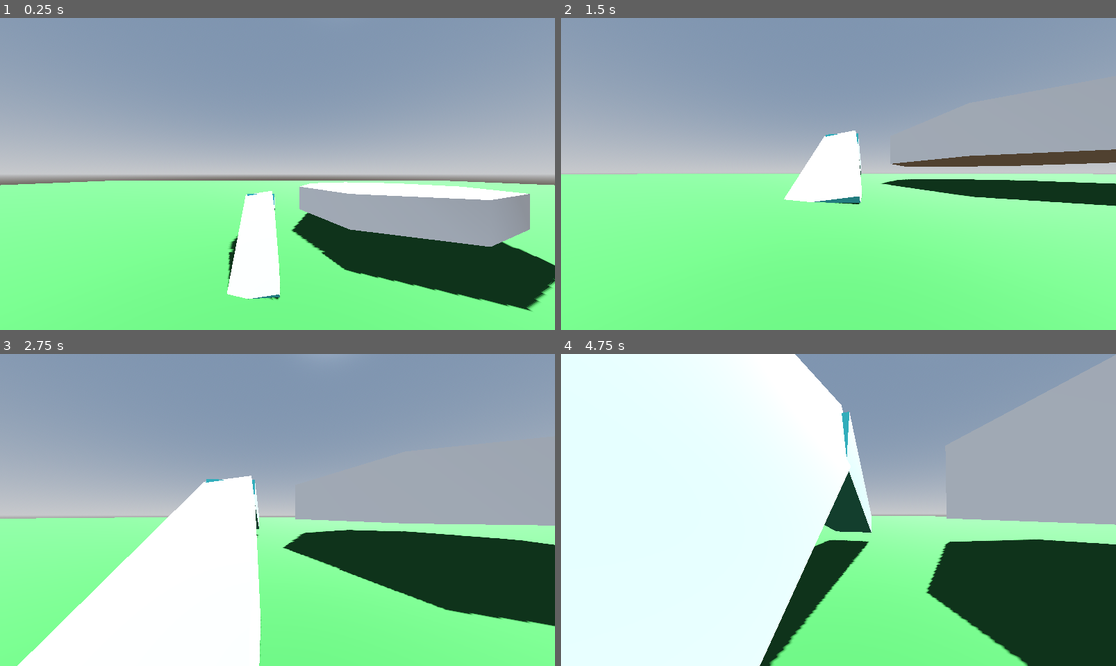
Above: before the commit, frames 1-4 (two rows, left to right).
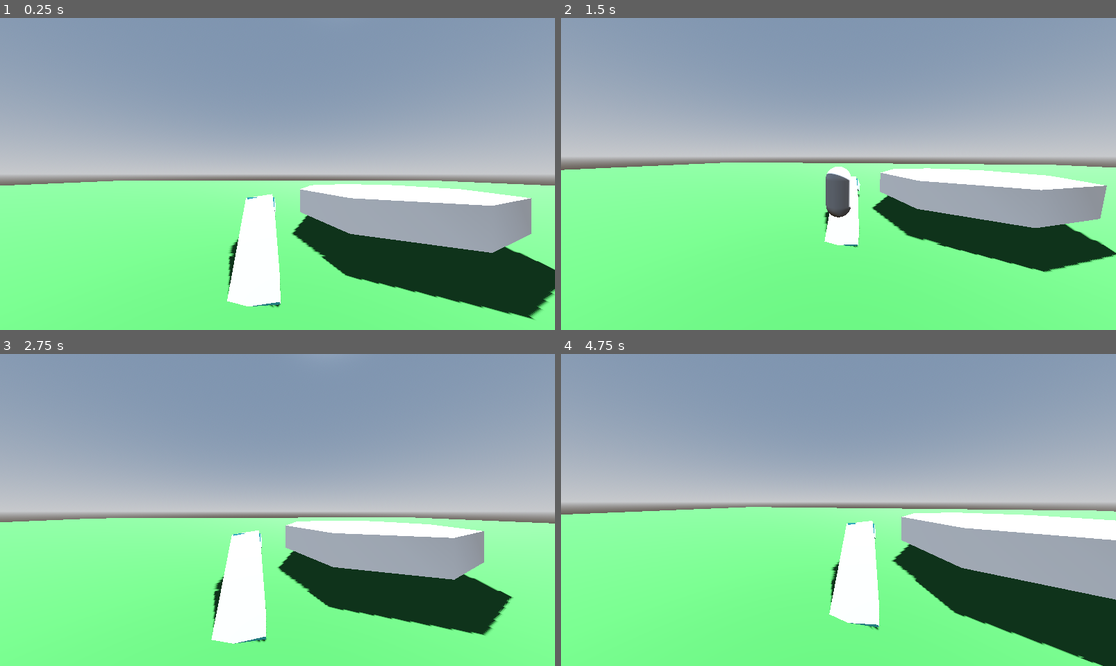
Above: after the commit, the same moments.

Repository: janssen-r/Game-Design-II
Game: Godot game, scene res://scene_3d.tscn
Same seed, same stepped clock (60 frames per second), same inputs: the game is played once before the commit and once after it. The project has no main scene, so this scene is started directly.
Inputs (mouse positions are in pixels of both pictures, inside the frame that each line leads up to):
- Up to frame 1 (0.25 s): no input
- Up to frame 2 (1.5 s): tap Enter (ui_accept) at 0.5, 0.77, 1.07 s; move the mouse to (866, 174) at 0.52 s; hold Up (ui_up) from 0.53 s (still down); tap V (change_camera) at 0.6 s; tap Shift (sprint) at 0.8, 1.35 s; move the mouse to (810, 174) at 1.27 s
- Up to frame 3 (2.75 s): keep holding Up (ui_up); tap Enter (ui_accept) at 1.52, 1.55, 1.82, 2.1 s; move the mouse to (288, 503) at 2.02 s; tap V (change_camera) at 2.3 s
- Up to frame 4 (4.75 s): keep holding Up (ui_up); move the mouse to (832, 516) at 2.77 s; tap V (change_camera) at 2.85, 4.35 s; tap Enter (ui_accept) at 3.02, 3.32, 3.77, 3.8, 4.07, 4.52 s; tap Shift (sprint) at 3.05, 3.6 s; move the mouse to (877, 513) at 3.52 s; move the mouse to (794, 506) at 4.27 s

The runs differ from the first frame. In frame 1, 3.5% of the frame differs, in the area x 0-100%, y 52-97%; in frame 2, 20%; in frame 3, 30%; in frame 4, 64%, in the area x 0-100%, y 0-100%.

Commit message:
Update 1/29

Diff:
--- a/player_3d.gd
+++ b/player_3d.gd
@@ -1,10 +1,17 @@
 extends CharacterBody3D
 
+const WALK_SPEED = 5.0
+const SPRINT_SPEED = 8.5
 const CAM_SENSITIVITY = 0.03
-const SPEED = 5.0
+var SPEED = WALK_SPEED
 
 const JUMP_VELOCITY = 7.5
 @onready var camera = $Head/Camera3D
+@onready var camera_arm = $SpringArm3D
+@onready var camera_pos = camera.position
+
+@onready var BASE_FOV = camera.fov
+var FOV_CHANGE = 1.0
 
 var first_person = true
 
@@ -22,7 +29,10 @@
 			self.rotate_y(-event.relative.x * ( CAM_SENSITIVITY / 10.0))
 			camera.rotate_x(-event.relative.y * (CAM_SENSITIVITY / 10.0))
 			camera.rotation.x = clamp(camera.rotation.x, deg_to_rad(-40), deg_to_rad(60))
-
+		else:
+			self.rotate_y(-event.relative.x * ( CAM_SENSITIVITY / 10.0))
+			camera_arm.rotate_x(-event.relative.y * (CAM_SENSITIVITY / 10.0))
+			camera_arm.rotation.x = clamp(camera_arm.rotation.x, deg_to_rad(-75), deg_to_rad(75))
 pass
 
 func _physics_process(delta: float) -> void:
@@ -31,29 +41,57 @@
 			Input.set_mouse_mode(Input.MOUSE_MODE_VISIBLE)
 		else:
 			Input.set_mouse_mode(Input.MOUSE_MODE_CAPTURED)
+
+	if Input.is_action_just_pressed("change_camera"): # V
+		toggle_camera_parent()
+
+		if Input.is_action_just_pressed("sprint"):
+			SPEED = SPRINT_SPEED
+			FOV_CHANGE = 2.0
+		else:
+			SPEED = WALK_SPEED
+			FOV_CHANGE = 1.0
+
 	# Add the gravity.
-	if not is_on_floor():
-		velocity += get_gravity() * delta
-
+		if not is_on_floor():
+			velocity += get_gravity() * delta
 	# Handle jump.
-	if Input.is_action_just_pressed("ui_accept") and is_on_floor():
-		velocity.y = JUMP_VELOCITY
+		if Input.is_action_just_pressed("ui_accept") and is_on_floor():
+			velocity.y = JUMP_VELOCITY
 
 	# Get the input direction and handle the movement/deceleration.
 	# As good practice, you should replace UI actions with custom gameplay actions.
-	var input_dir := Input.get_vector("ui_left", "ui_right", "ui_up", "ui_down")
-	var direction := (transform.basis * Vector3(input_dir.x, 0, input_dir.y)).normalized()
-	if direction:
-		velocity.x = direction.x * SPEED
-		velocity.z = direction.z * SPEED
-	else:
-		velocity.x = move_toward(velocity.x, 0, SPEED)
-		velocity.z = move_toward(velocity.z, 0, SPEED)
+		var input_dir := Input.get_vector("ui_left", "ui_right", "ui_up", "ui_down")
+		var direction := (transform.basis * Vector3(input_dir.x, 0, input_dir.y)).normalized()
+		if direction:
+			velocity.x = direction.x * SPEED
+			velocity.z = direction.z * SPEED
+		else:
+			velocity.x = move_toward(velocity.x, 0, SPEED)
+			velocity.z = move_toward(velocity.z, 0, SPEED)
 
-	t_bob += delta * velocity.length() * float(is_on_floor())
-	camera.transform.origin = headbob(t_bob)
+		var velocity_clamped = clamp(velocity.length(), 0.5, SPEED * 2)
+		var target_fov = BASE_FOV + FOV_CHANGE * velocity_clamped
+		camera.fov = lerp(camera.fov, target_fov, delta * 8.0)
 
-	move_and_slide()
+		t_bob += delta * velocity.length() * float(is_on_floor())
+		camera.transform.origin = headbob(t_bob)
+
+		move_and_slide()
+
+func toggle_camera_parent():
+	var parent = "Head"
+	if first_person:
+		parent = "SpringArm3D"
+		# TODO: model visible
+	var child = camera
+	child.get_parent().remove_child(child)
+	get_node(parent).add_child(child)
+	camera = child
+	if not first_person:
+		camera.position = camera_pos
+		# TODO: model invisible
+	first_person = not first_person # false -> true or true -> false
 
 func headbob(time):
 	var pos = Vector3.ZERO
--- /dev/null
+++ b/player_3d.tscn
@@ -0,0 +1,29 @@
+[gd_scene load_steps=4 format=3 uid="uid://1643kmvtvyxa"]
+
+[ext_resource type="Script" path="res://player_3d.gd" id="1_lkljd"]
+
+[sub_resource type="CapsuleMesh" id="CapsuleMesh_g8vrx"]
+
+[sub_resource type="CapsuleShape3D" id="CapsuleShape3D_1qi38"]
+
+[node name="player3d" type="CharacterBody3D"]
+script = ExtResource("1_lkljd")
+
+[node name="MeshInstance3D" type="MeshInstance3D" parent="."]
+transform = Transform3D(1, 0, 0, 0, 1, 0, 0, 0, 1, 0, -0.0536222, 0)
+mesh = SubResource("CapsuleMesh_g8vrx")
+
+[node name="CollisionShape3D" type="CollisionShape3D" parent="."]
+transform = Transform3D(1, 0, 0, 0, 1, 0, 0, 0, 1, 0, -0.032732, 0)
+shape = SubResource("CapsuleShape3D_1qi38")
+
+[node name="SpringArm3D" type="SpringArm3D" parent="."]
+transform = Transform3D(1, 0, 0, 0, 0.994522, 0.104528, 0, -0.104528, 0.994522, 0, 0.6, 0)
+spring_length = 6.0
+
+[node name="Head" type="Node3D" parent="."]
+transform = Transform3D(1, 0, 0, 0, 1, 0, 0, 0, 1, 0, 0.450088, 0)
+
+[node name="Camera3D" type="Camera3D" parent="Head"]
+transform = Transform3D(1, 0, 0, 0, 1, 0, 0, 0, 1, 0.0350065, 0.151983, -0.0853925)
+fov = 90.0
--- a/scene_3d.tscn
+++ b/scene_3d.tscn
@@ -1,6 +1,6 @@
-[gd_scene load_steps=11 format=3 uid="uid://diinejjdxr6s4"]
+[gd_scene load_steps=9 format=3 uid="uid://diinejjdxr6s4"]
 
-[ext_resource type="Script" path="res://player_3d.gd" id="1_q57r5"]
+[ext_resource type="PackedScene" uid="uid://1643kmvtvyxa" path="res://player_3d.tscn" id="1_3h8s0"]
 
 [sub_resource type="ProceduralSkyMaterial" id="ProceduralSkyMaterial_hg6b4"]
 sky_horizon_color = Color(0.64625, 0.65575, 0.67075, 1)
@@ -13,10 +13,6 @@
 background_mode = 2
 sky = SubResource("Sky_d0ugi")
 tonemap_mode = 2
-
-[sub_resource type="CapsuleMesh" id="CapsuleMesh_g8vrx"]
-
-[sub_resource type="CapsuleShape3D" id="CapsuleShape3D_1qi38"]
 
 [sub_resource type="PlaneMesh" id="PlaneMesh_f6ahp"]
 size = Vector2(500, 500)
@@ -39,24 +35,8 @@
 [node name="WorldEnvironment" type="WorldEnvironment" parent="."]
 environment = SubResource("Environment_j062c")
 
-[node name="player3d" type="CharacterBody3D" parent="."]
-transform = Transform3D(1, 0, 0, 0, 1, 0, 0, 0, 1, 0, 18.4624, 0)
-script = ExtResource("1_q57r5")
-
-[node name="MeshInstance3D" type="MeshInstance3D" parent="player3d"]
-transform = Transform3D(1, 0, 0, 0, 1, 0, 0, 0, 1, 0, -8.63527, 0)
-mesh = SubResource("CapsuleMesh_g8vrx")
-
-[node name="CollisionShape3D" type="CollisionShape3D" parent="player3d"]
-transform = Transform3D(1, 0, 0, 0, 1, 0, 0, 0, 1, 0, -8.61438, 0)
-shape = SubResource("CapsuleShape3D_1qi38")
-
-[node name="Head" type="Node3D" parent="player3d"]
-transform = Transform3D(1, 0, 0, 0, 1, 0, 0, 0, 1, 0, -8.13156, 0)
-
-[node name="Camera3D" type="Camera3D" parent="player3d/Head"]
-transform = Transform3D(1, 0, 0, 0, 1, 0, 0, 0, 1, 0.0350065, 0.151983, -0.0853925)
-fov = 90.0
+[node name="player3d" parent="." instance=ExtResource("1_3h8s0")]
+transform = Transform3D(1, 0, 0, 0, 1, 0, 0, 0, 1, 0, 9.9758, 0)
 
 [node name="CSGMesh3D" type="CSGMesh3D" parent="."]
 use_collision = true
